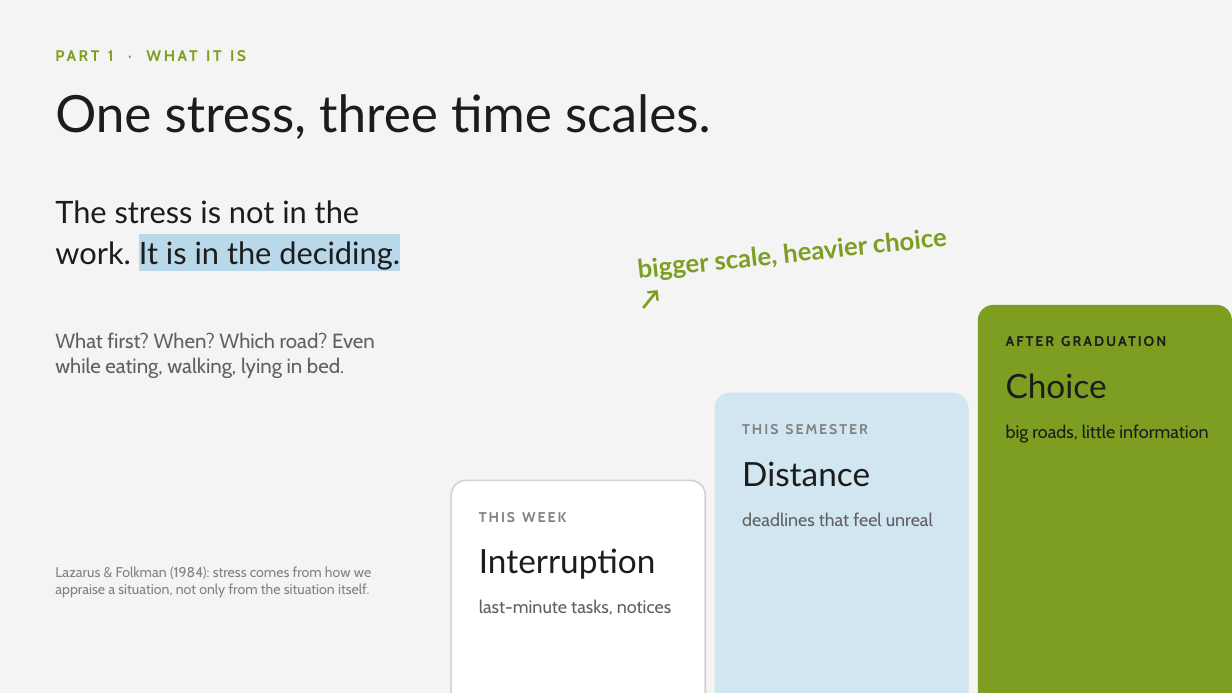
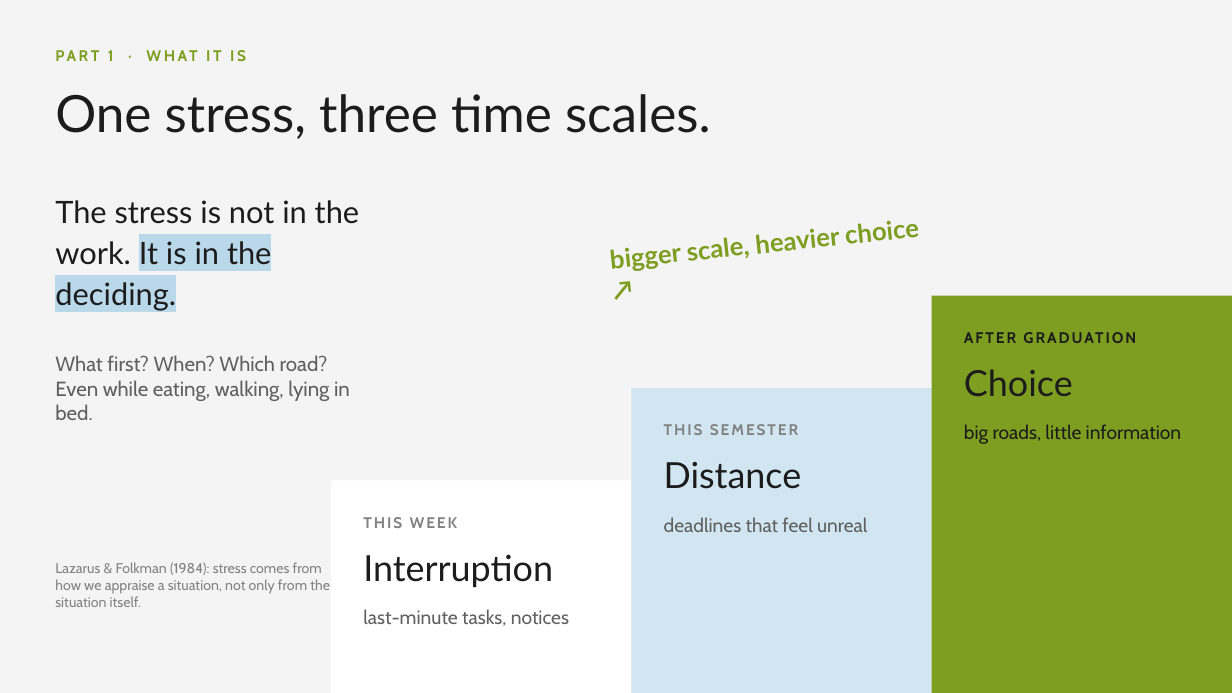
Before and after one commit to Kyson-CCHEN/English-presentation, a slide deck: slide 5 of Planning_Is_the_Pressure.pptx. Drawn at 1232x693 pixels with LibreOffice and Linux fonts; fonts in the diff are those of the drawing; background and template pictures are left out. Boxes give left, top, right and bottom in pixels: in the first picture for what was removed or moved away, otherwise in the second. Text is boxed around its words. In the diff, an @@ line names an element or a change of style, - is before the commit and + after.

Commit message:
Refine layouts: task pile drop, wider bars, centred loop, clearer deadline slide

```diff
--- a/Planning_Is_the_Pressure.pptx
+++ b/Planning_Is_the_Pressure.pptx
@@ text "The stress is not in ..." rewrapped from <box>55,200,400,270</box> to <box>55,200,359,311</box> @@
@@ text "bigger scale, heavier choice ↗" rewrapped from <box>639,257,710,280</box> to <box>611,237,745,271</box> @@
@@ rectangle: place and size @@
-rectangle at <box>978,305,1232,693</box>
+rectangle at <box>932,296,1232,693</box>
@@ rectangle at <box>932,296,1232,693</box>: rounded rectangle to rectangle @@
@@ text "AFTER GRADUATION": place and size @@
-text "AFTER GRADUATION" at <box>1006,333,1218,360</box>
+text "AFTER GRADUATION" at <box>964,328,1204,356</box>
@@ text "What first? When? Which road? ..." rewrapped from <box>55,332,375,378</box> to <box>55,355,350,420</box> @@
@@ rectangle at <box>631,388,932,693</box>: rounded rectangle to rectangle @@
@@ rectangle: place and size @@
-rectangle at <box>714,393,969,693</box>
+rectangle at <box>631,388,932,693</box>
@@ text "Choice": place and size @@
-text "Choice" at <box>1006,373,1107,398</box>
+text "Choice" at <box>964,369,1073,396</box>
@@ text "THIS SEMESTER": place and size @@
-text "THIS SEMESTER" at <box>742,424,867,434</box>
+text "THIS SEMESTER" at <box>664,424,798,435</box>
@@ text "big roads, little information": place and size @@
-text "big roads, little information" at <box>1006,424,1208,443</box>
+text "big roads, little information" at <box>964,424,1182,444</box>
@@ text "Distance": place and size @@
-text "Distance" at <box>742,461,870,487</box>
+text "Distance" at <box>664,462,802,489</box>
@@ rectangle: place and size @@
-rectangle at <box>451,481,705,693</box>
+rectangle at <box>331,481,631,693</box>
@@ rectangle at <box>331,481,631,693</box>: rounded rectangle to rectangle; outline #D2D2D2 1.25 pt to none @@
@@ size 11 to 12 pt in 3 elements at <box>964,328,1204,356</box>, <box>664,424,798,435</box>, <box>363,517,458,528</box> @@
@@ text "THIS WEEK": place and size @@
-text "THIS WEEK" at <box>479,512,566,522</box>
+text "THIS WEEK" at <box>363,517,458,528</box>
@@ text "deadlines that feel unreal": place and size @@
-text "deadlines that feel unreal" at <box>742,512,933,526</box>
+text "deadlines that feel unreal" at <box>664,517,867,532</box>
@@ text "Lazarus & Folkman (1984): stress ..." rewrapped from <box>55,566,371,598</box> to <box>55,562,330,607</box> @@
@@ size 26 to 28 pt in 3 elements at <box>964,369,1073,396</box>, <box>664,462,802,489</box>, <box>363,554,553,587</box> @@
@@ text "Interruption": place and size @@
-text "Interruption" at <box>479,548,656,579</box>
+text "Interruption" at <box>363,554,553,587</box>
@@ size 14 to 15 pt in 3 elements at <box>964,424,1182,444</box>, <box>664,517,867,532</box>, <box>363,609,569,626</box> @@
@@ text "last-minute tasks, notices": place and size @@
-text "last-minute tasks, notices" at <box>479,599,671,615</box>
+text "last-minute tasks, notices" at <box>363,609,569,626</box>
```
Also in this commit, not shown: 6 other slides changed.
